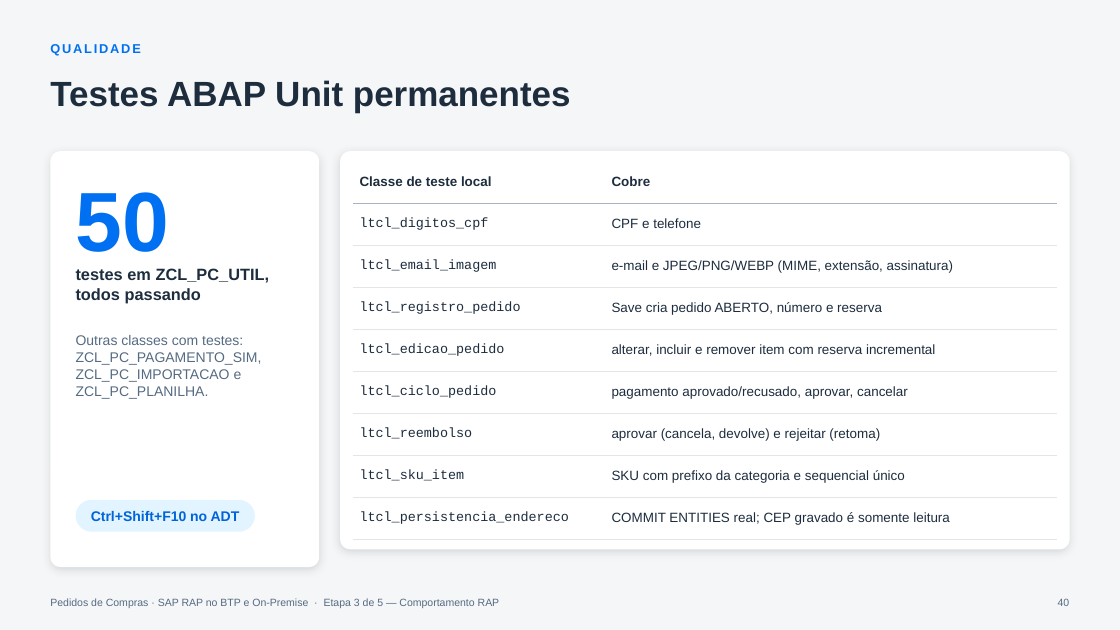
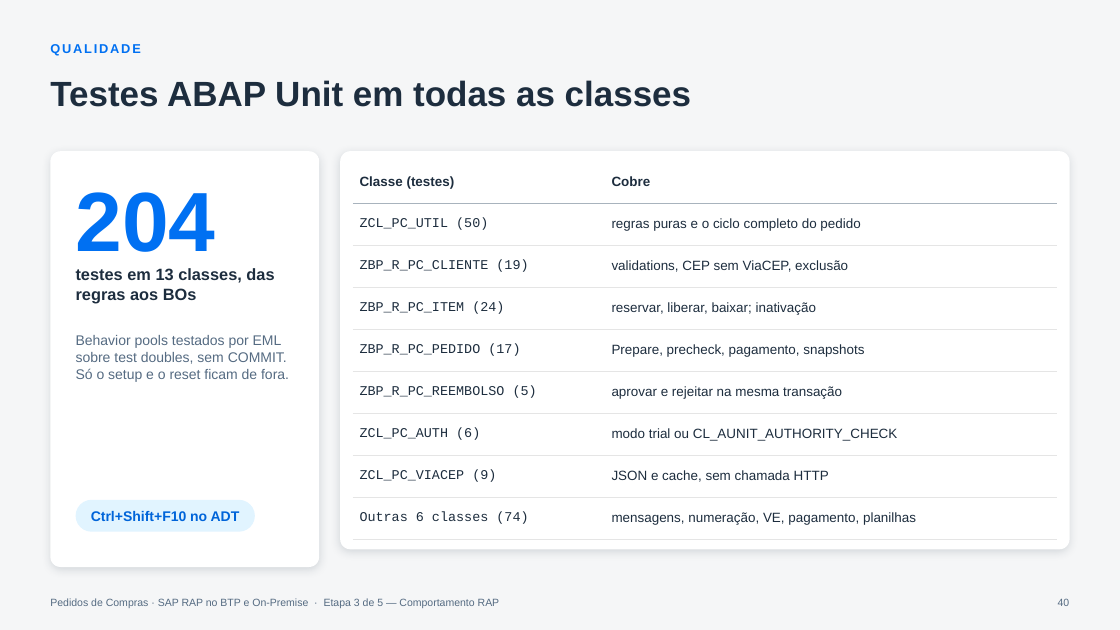
Before and after one commit to AdrianoBispo/sap-abap-rap-pedidos-de-compras-app, a slide deck: slide 40 of docs/apresentacoes/03-comportamento-rap.pptx. Drawn at 1120x630 pixels with LibreOffice and Linux fonts; fonts in the diff are those of the drawing. Boxes give left, top, right and bottom in pixels: in the first picture for what was removed or moved away, otherwise in the second. Text is boxed around its words. In the diff, an @@ line names an element or a change of style, - is before the commit and + after.

```diff
--- a/docs/apresentacoes/03-comportamento-rap.pptx
+++ b/docs/apresentacoes/03-comportamento-rap.pptx
@@ title at [50, 80, 691, 107]: text changed @@
-Testes ABAP Unit permanentes
+Testes ABAP Unit em todas as classes
@@ table at [353, 161, 1057, 529] @@
-row 1, column 1: Classe de teste local
+row 1, column 1: Classe (testes)
-row 2, column 1: ltcl_digitos_cpf
+row 2, column 1: ZCL_PC_UTIL (50)
-row 2, column 2: CPF e telefone
+row 2, column 2: regras puras e o ciclo completo do pedido
-row 3, column 1: ltcl_email_imagem
+row 3, column 1: ZBP_R_PC_CLIENTE (19)
-row 3, column 2: e-mail e JPEG/PNG/WEBP (MIME, extensão, assinatura)
+row 3, column 2: validations, CEP sem ViaCEP, exclusão
-row 4, column 1: ltcl_registro_pedido
+row 4, column 1: ZBP_R_PC_ITEM (24)
-row 4, column 2: Save cria pedido ABERTO, número e reserva
+row 4, column 2: reservar, liberar, baixar; inativação
-row 5, column 1: ltcl_edicao_pedido
+row 5, column 1: ZBP_R_PC_PEDIDO (17)
-row 5, column 2: alterar, incluir e remover item com reserva incremental
+row 5, column 2: Prepare, precheck, pagamento, snapshots
-row 6, column 1: ltcl_ciclo_pedido
+row 6, column 1: ZBP_R_PC_REEMBOLSO (5)
-row 6, column 2: pagamento aprovado/recusado, aprovar, cancelar
+row 6, column 2: aprovar e rejeitar na mesma transação
-row 7, column 1: ltcl_reembolso
+row 7, column 1: ZCL_PC_AUTH (6)
-row 7, column 2: aprovar (cancela, devolve) e rejeitar (retoma)
+row 7, column 2: modo trial ou CL_AUNIT_AUTHORITY_CHECK
-row 8, column 1: ltcl_sku_item
+row 8, column 1: ZCL_PC_VIACEP (9)
-row 8, column 2: SKU com prefixo da categoria e sequencial único
+row 8, column 2: JSON e cache, sem chamada HTTP
-row 9, column 1: ltcl_persistencia_endereco
+row 9, column 1: Outras 6 classes (74)
-row 9, column 2: COMMIT ENTITIES real; CEP gravado é somente leitura
+row 9, column 2: mensagens, numeração, VE, pagamento, planilhas
@@ text at [76, 192, 216, 252]: text changed @@
-50
+204
@@ text at [76, 268, 274, 304]: text changed @@
-testes em ZCL_PC_UTIL, todos passando
+testes em 13 classes, das regras aos BOs
@@ text at [76, 335, 289, 382]: text changed @@
-Outras classes com testes: ZCL_PC_PAGAMENTO_SIM, ZCL_PC_IMPORTACAO e ZCL_PC_PLANILHA.
+Behavior pools testados por EML sobre test doubles, sem COMMIT. Só o setup e o reset ficam de fora.
```
Also in this commit, not shown: 2 other slides changed, 1 slide added.
